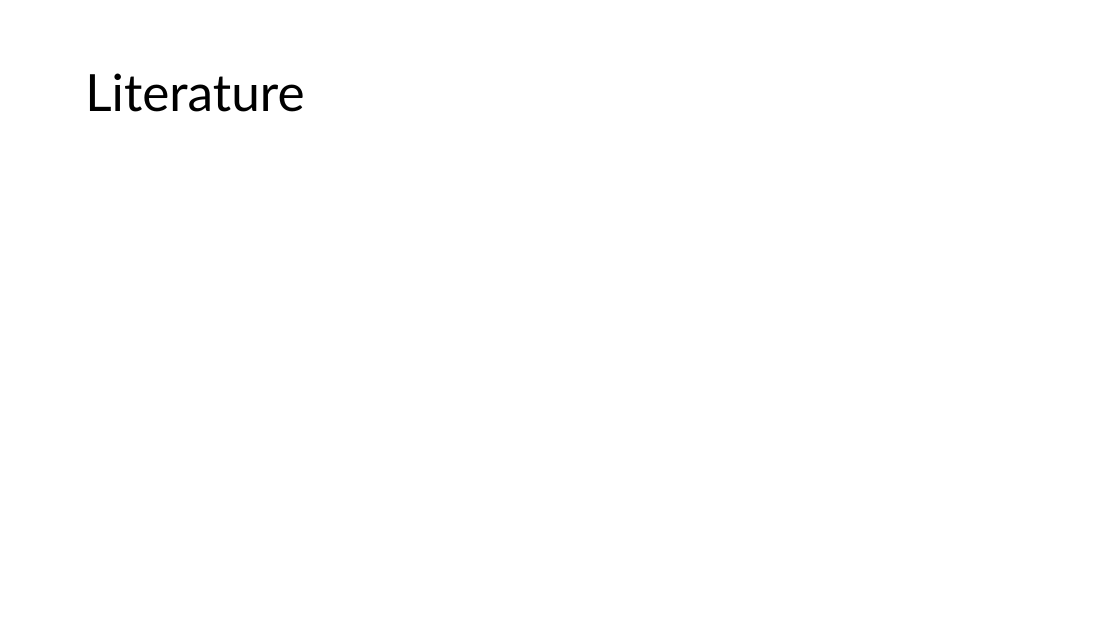
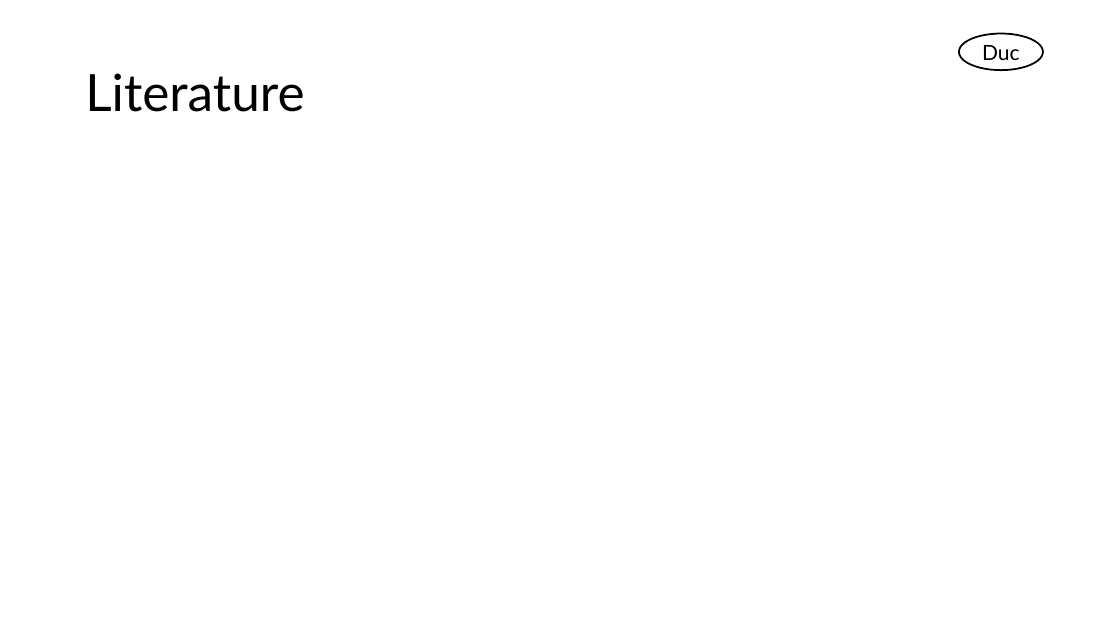
Before and after one commit to Duc1e/Wind-Turbine-Project-GEOG563, a slide deck: slide 5 of Documents/May Presentation.pptx. Drawn at 1120x630 pixels with LibreOffice and Linux fonts; fonts in the diff are those of the drawing. Boxes give left, top, right and bottom in pixels: in the first picture for what was removed or moved away, otherwise in the second. Text is boxed around its words. In the diff, an @@ line names an element or a change of style, - is before the commit and + after.

```diff
--- a/Documents/May Presentation.pptx
+++ b/Documents/May Presentation.pptx
@@ ellipse added at (960, 34, 1044, 71), fill #FFFFFF, outline #000000 1.5 pt, 18 pt, text #000000 @@
+Duc
```
Also in this commit, not shown: 8 other slides changed, 3 other files.
